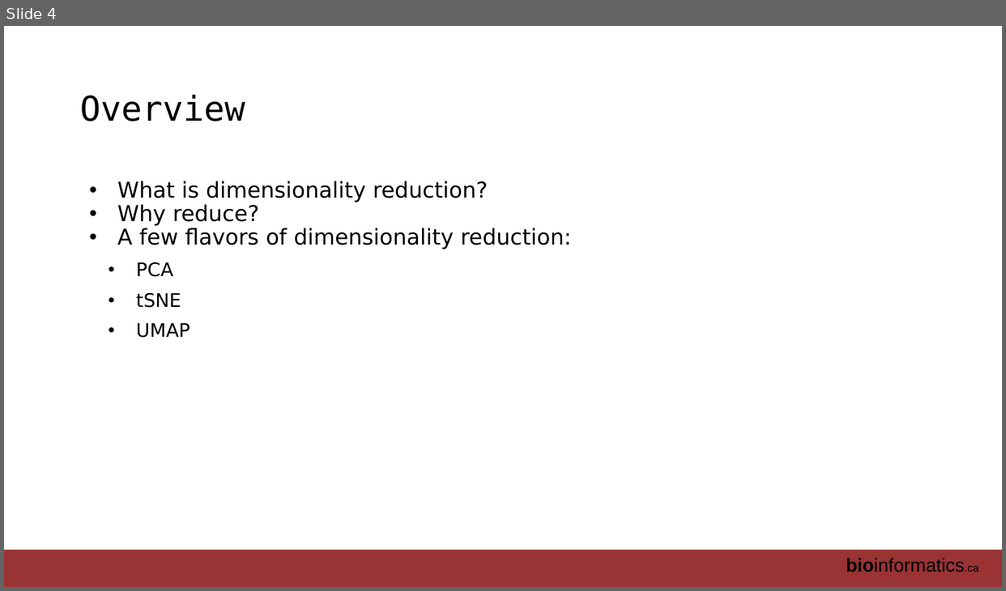
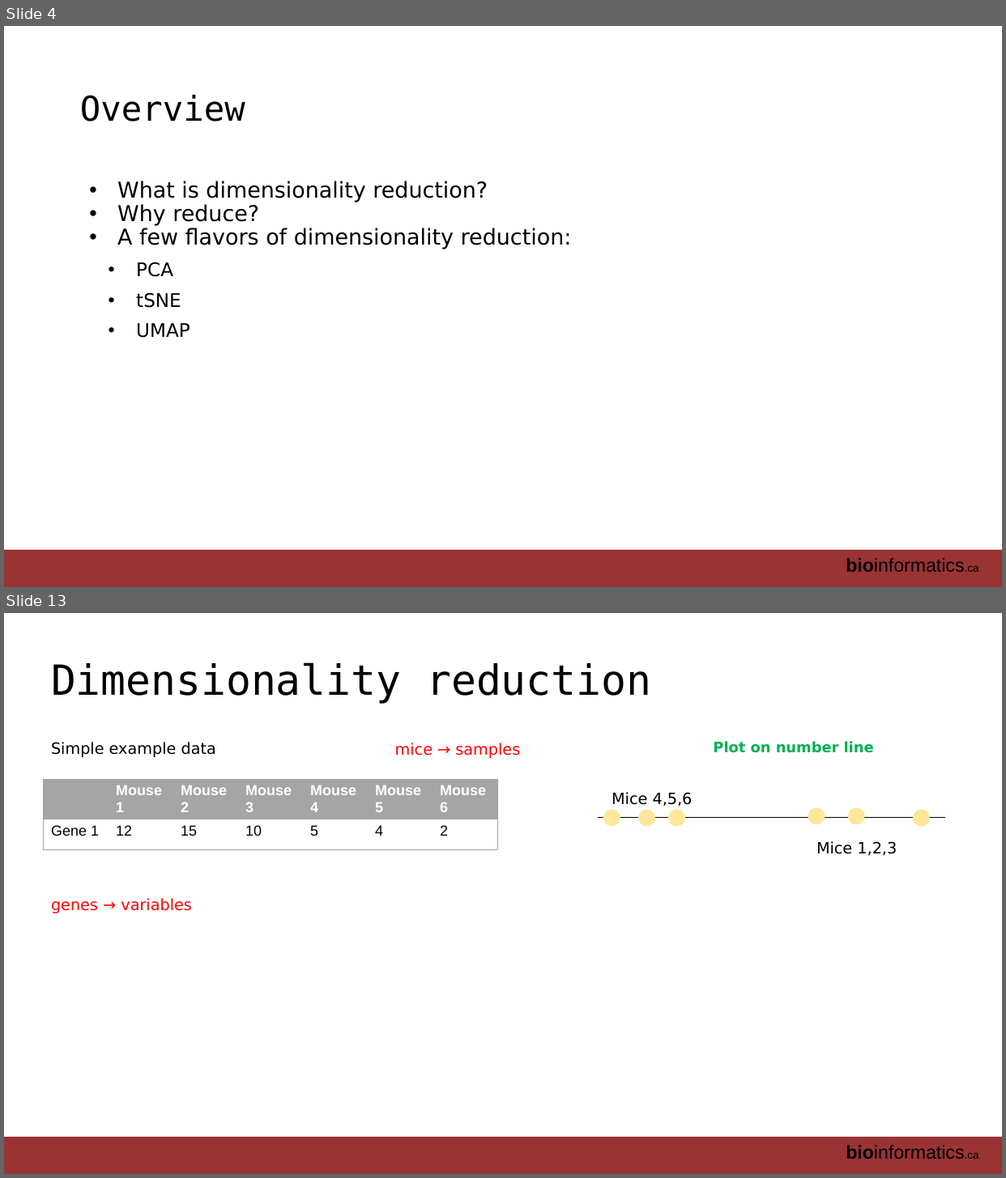
Before and after one commit to RealPaiLab/CBW_AUR2023, a slide deck: book/lectures/AUR_2023_Module2_DimensionReduction.pptx. Shown one above the other, each under a label of ours: slide 4 before the commit, slides 4 and 13 after it; the slides between them are not shown. The pictures are 1006x591 and 1006x1178 pixels, drawn with LibreOffice and Linux fonts; fonts in the diff are those of the drawing. Boxes give left, top, right and bottom in pixels: in the first picture for what was removed or moved away, otherwise in the second. Text is boxed around its words. In the diff, an @@ line names an element or a change of style, - is before the commit and + after.

```diff
--- a/book/lectures/AUR_2023_Module2_DimensionReduction.pptx
+++ b/book/lectures/AUR_2023_Module2_DimensionReduction.pptx
@@ slide 13 added at [4, 613, 1002, 1174], background #FFFFFF; not listed: 2 template elements that a slide beside it also shows @@
@@ title added at [51, 662, 651, 704], 40 pt, text #000000 @@
+Dimensionality reduction
@@ text added at [51, 742, 216, 757], 15 pt, text #000000 @@
+Simple example data
@@ text added at [395, 743, 520, 758], 15 pt, text #FF0000 @@
+mice → samples
@@ text added at [713, 741, 874, 753], 13.9 pt, text #00B050, bold @@
+Plot on number line
@@ table added at [44, 779, 500, 852], 2 rows, 7 columns @@
+ | Mouse 1 | Mouse 2 | Mouse 3 | Mouse 4 | Mouse 5 | Mouse 6
+Gene 1 | 12 | 15 | 10 | 5 | 4 | 2
@@ text added at [612, 792, 692, 807], 15 pt, text #000000 @@
+Mice 4,5,6
@@ line added from (598, 818) to (945, 818), #000000 0.75 pt @@
@@ ellipse added at [604, 811, 620, 825], fill #FFE699, outline #FFE699 2 pt @@
@@ ellipse added at [640, 811, 654, 825], fill #FFE699, outline #FFE699 2 pt @@
@@ ellipse added at [670, 811, 684, 825], fill #FFE699, outline #FFE699 2 pt @@
@@ ellipse added at [809, 809, 825, 824], fill #FFE699, outline #FFE699 2 pt @@
@@ ellipse added at [849, 809, 864, 824], fill #FFE699, outline #FFE699 2 pt @@
@@ ellipse added at [914, 811, 929, 825], fill #FFE699, outline #FFE699 2 pt @@
@@ text added at [816, 841, 897, 856], 15 pt, text #000000 @@
+Mice 1,2,3
@@ text added at [51, 898, 192, 914], 15 pt, text #FF0000 @@
+genes → variables
```
Also in this commit, not shown: 7 slides changed, 25 other slides added, 6 slides removed.
